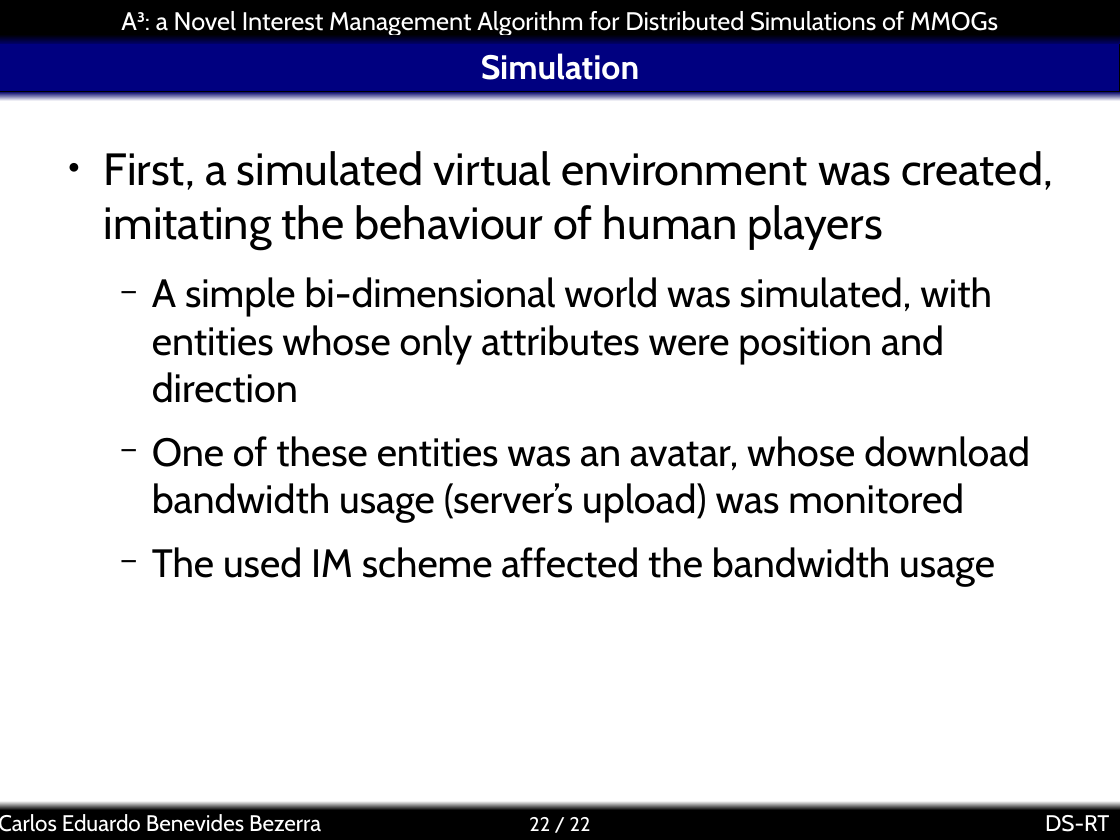
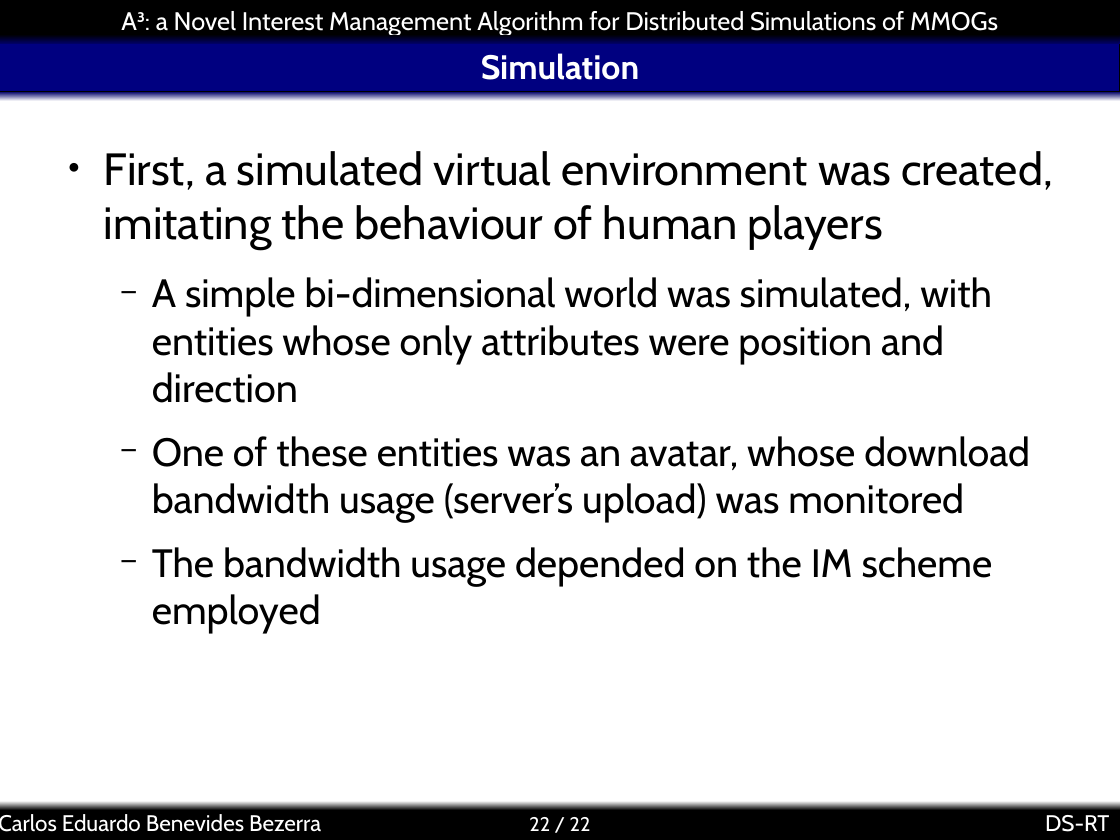
Before and after one commit to kdubezerra/kdubezerra, a slide deck: slide 22 of textos/dsrt/a3slides.ppt. Drawn at 1120x840 pixels with LibreOffice and Linux fonts; fonts in the diff are those of the drawing; background and template pictures are left out. Boxes give left, top, right and bottom in pixels: in the first picture for what was removed or moved away, otherwise in the second. Text is boxed around its words. In the diff, an @@ line names an element or a change of style, - is before the commit and + after.

```diff
--- a/textos/dsrt/a3slides.ppt
+++ b/textos/dsrt/a3slides.ppt
@@ text at bbox=[152, 547, 993, 634]: text changed @@
-  − The used IM scheme affected the bandwidth usage
+  − The bandwidth usage depended on the IM scheme employed
```
Also in this commit, not shown: 7 other slides changed, 1 slide added, 1 slide removed.
